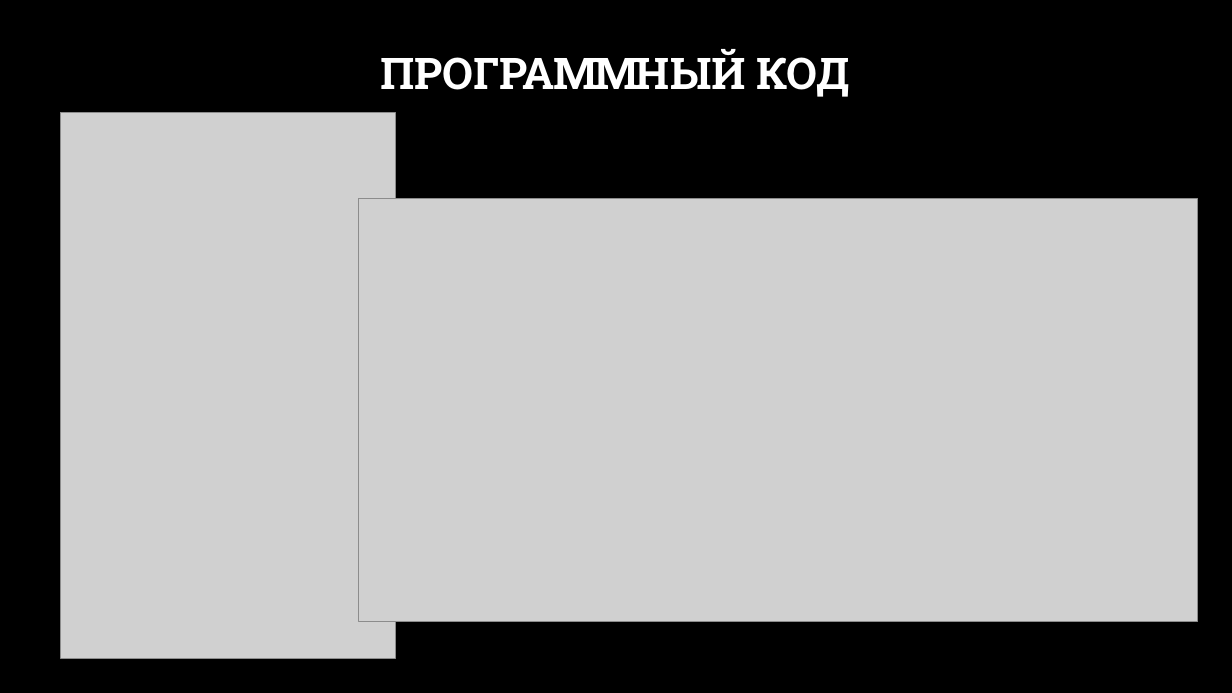
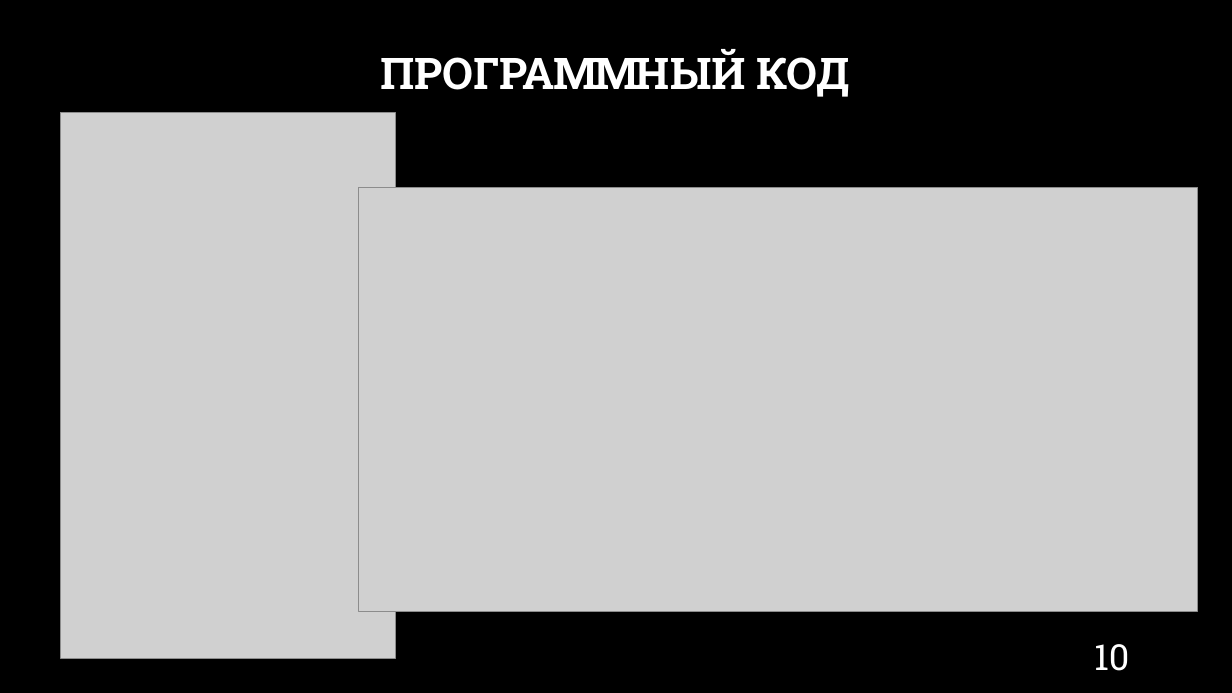
Before and after one commit to swyatow/Diploma, a slide deck: slide 10 of Docs/ПЗТЗ/Презентация.pptx. Drawn at 1232x693 pixels with LibreOffice and Linux fonts; fonts in the diff are those of the drawing; grey boxes stand for pictures; background and template pictures are left out. Boxes give left, top, right and bottom in pixels: in the first picture for what was removed or moved away, otherwise in the second. Text is boxed around its words. In the diff, an @@ line names an element or a change of style, - is before the commit and + after.

```diff
--- a/Docs/ПЗТЗ/Презентация.pptx
+++ b/Docs/ПЗТЗ/Презентация.pptx
@@ picture: place and size @@
-picture at <box>359,199,1198,622</box>
+picture at <box>359,188,1198,611</box>
@@ page number added at <box>1094,644,1129,671</box>, 28 pt, text #FFFFFF @@
+10
```
Also in this commit, not shown: 9 other slides changed, 1 other file.
